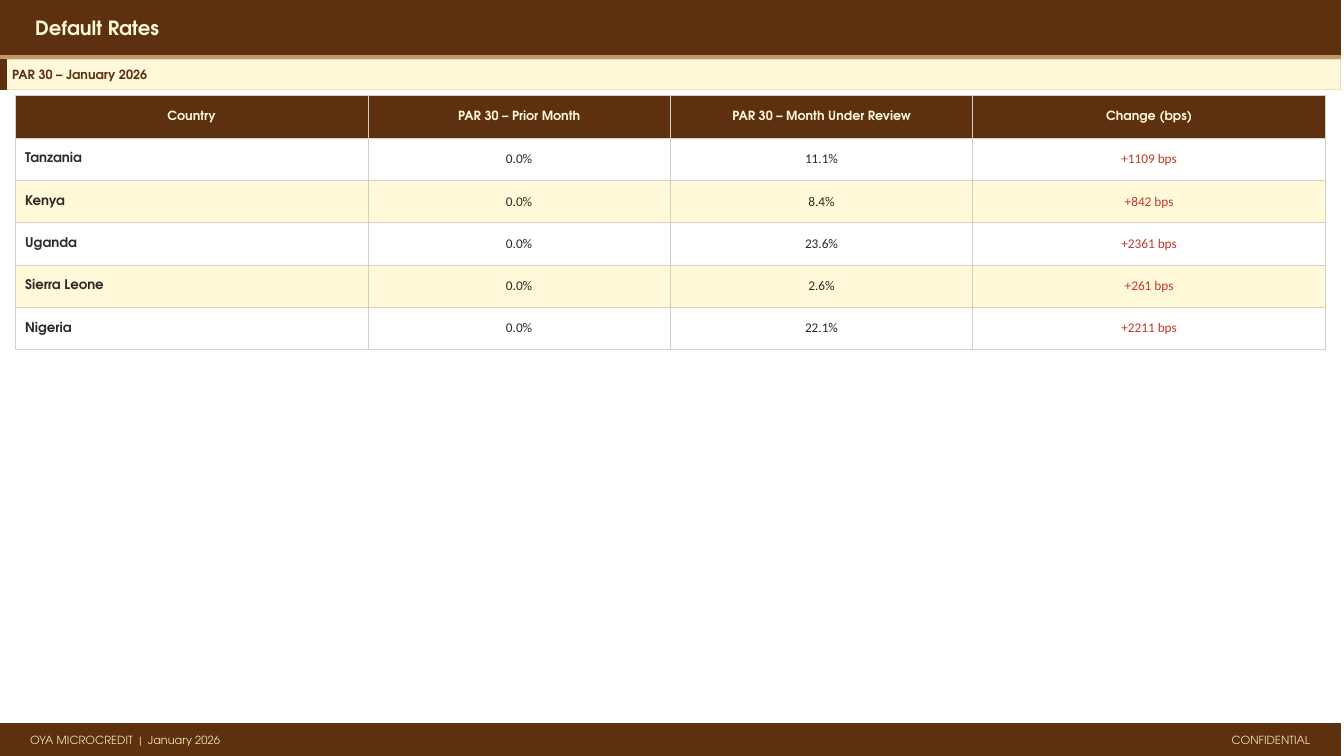
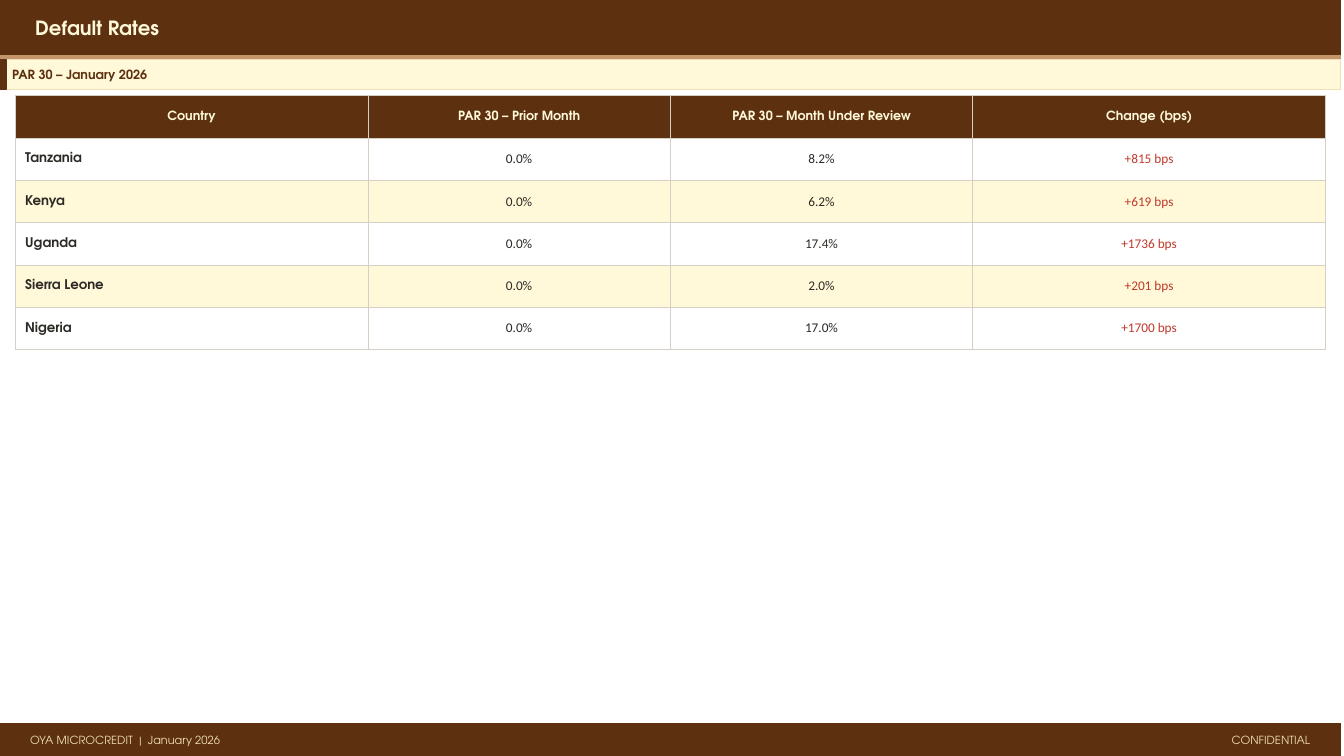
Before and after one commit to ikyei/oya-monthly, a slide deck: slide 8 of reports/2026-01.pptx. Drawn at 1344x756 pixels with LibreOffice and Linux fonts; fonts in the diff are those of the drawing. Boxes give left, top, right and bottom in pixels: in the first picture for what was removed or moved away, otherwise in the second. Text is boxed around its words. In the diff, an @@ line names an element or a change of style, - is before the commit and + after.

```diff
--- a/reports/2026-01.pptx
+++ b/reports/2026-01.pptx
@@ table at (15,96,1326,339) @@
-row 2, column 3: 11.1%
+row 2, column 3: 8.2%
-row 2, column 4: +1109 bps
+row 2, column 4: +815 bps
-row 3, column 3: 8.4%
+row 3, column 3: 6.2%
-row 3, column 4: +842 bps
+row 3, column 4: +619 bps
-row 4, column 3: 23.6%
+row 4, column 3: 17.4%
-row 4, column 4: +2361 bps
+row 4, column 4: +1736 bps
-row 5, column 3: 2.6%
+row 5, column 3: 2.0%
-row 5, column 4: +261 bps
+row 5, column 4: +201 bps
-row 6, column 3: 22.1%
+row 6, column 3: 17.0%
-row 6, column 4: +2211 bps
+row 6, column 4: +1700 bps
```
Also in this commit, not shown: 2 other slides changed, 1 other file.
